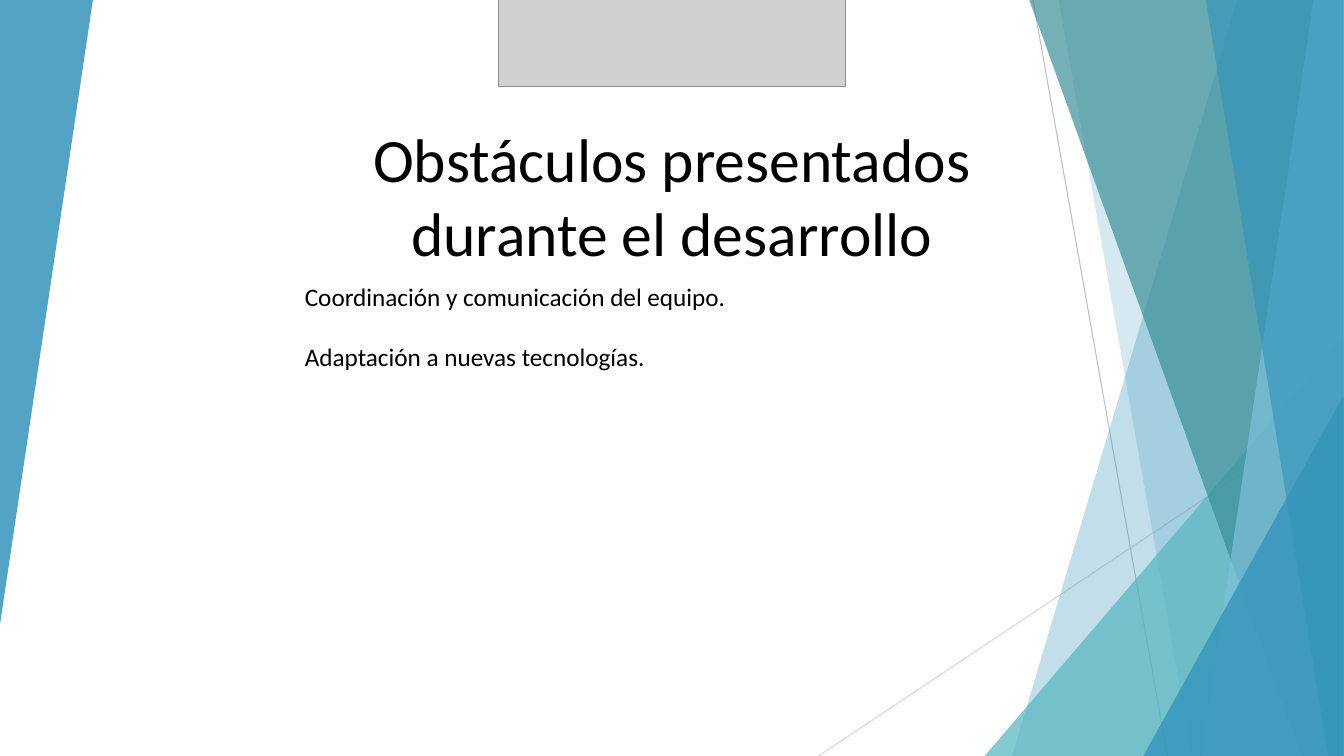
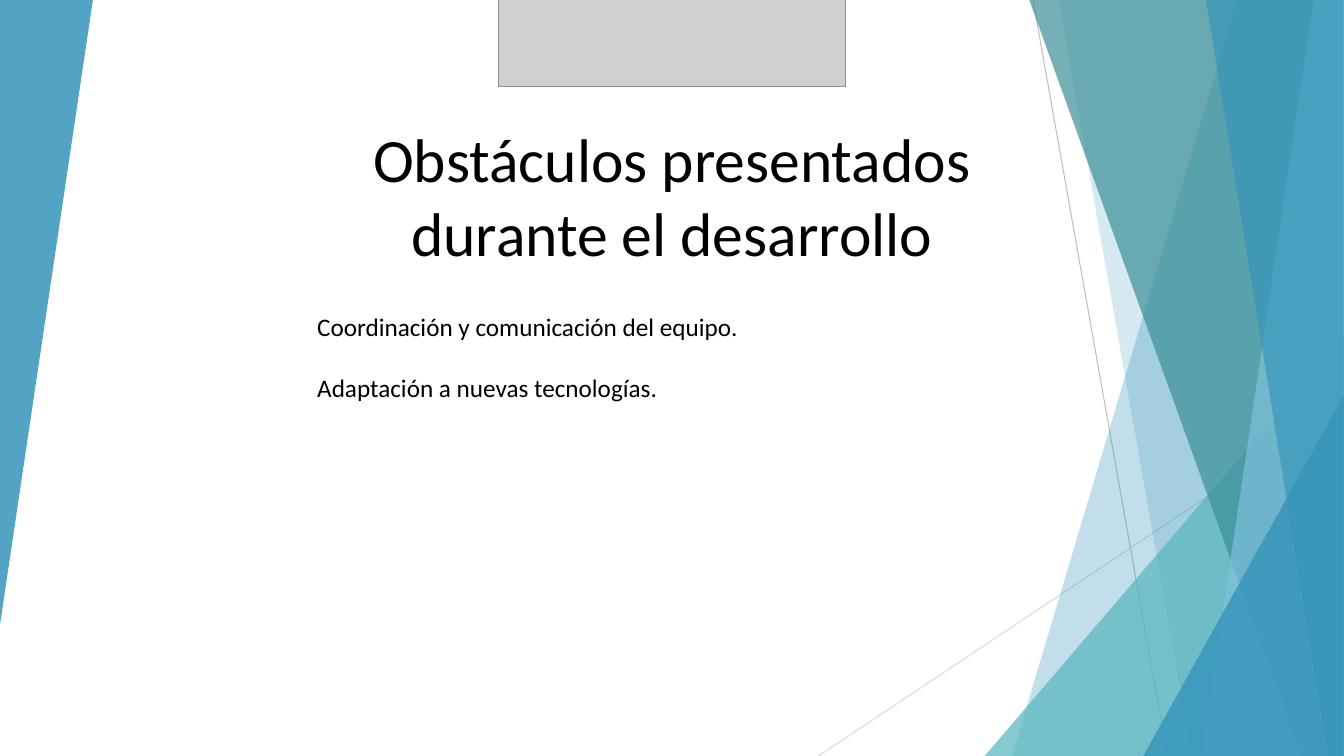
Before and after one commit to TopherHasashi/Servihogar-Capstone, a slide deck: slide 15 of Fase 2/Presentación Proyecto.pptx. Drawn at 1344x756 pixels with LibreOffice and Linux fonts; fonts in the diff are those of the drawing; grey boxes stand for pictures. Boxes give left, top, right and bottom in pixels: in the first picture for what was removed or moved away, otherwise in the second. Text is boxed around its words. In the diff, an @@ line names an element or a change of style, - is before the commit and + after.

```diff
--- a/Fase 2/Presentación Proyecto.pptx
+++ b/Fase 2/Presentación Proyecto.pptx
@@ text "Coordinación y comunicación del equipo.": place and size @@
-text "Coordinación y comunicación del equipo." at bbox=[305, 288, 725, 371]
+text "Coordinación y comunicación del equipo." at bbox=[317, 318, 738, 402]
```
Also in this commit, not shown: 8 other slides changed, 12 other files.
